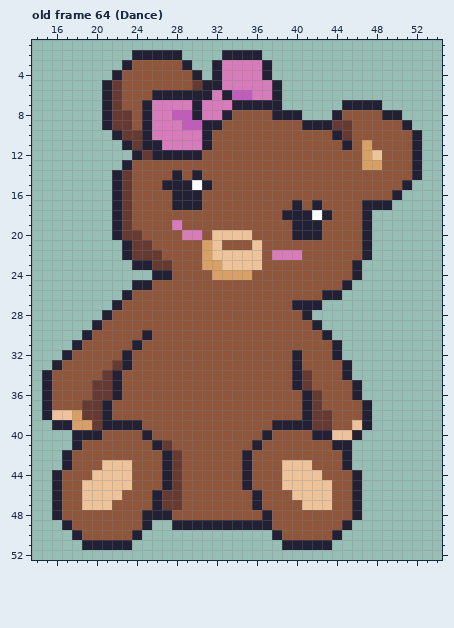
Pixel-art file: aseprite_files/teddybear_girl.ase. Above, as it was before the edit.
64x64 pixels, 72 frames. Shown: old frame 64 (Dance): x 14..54, y 1..52. The commit also changed other frames, which this record leaves out.
The same view after the edit:
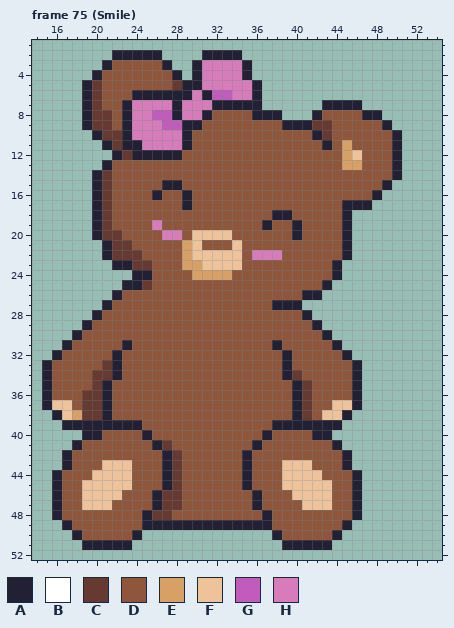
Palette (. is transparent): A #222034  B #ffffff  C #663931  D #8f563b  E #d9a066  F #eec39a  G #c15cbc  H #d77bba
A new or re-ordered frame is compared with the old frame closest to it.
From old to new:
frames 72 -> 75
--- frame 75 (Smile) is new; against old frame 64 (Dance)
@@ x 14..54 @@
  1 .........................................
- 2 ..........AAAAA....AAAA..................
- 3 .........ADDDDDA..AHHHHA.................
- 4 ........ADDDDDDDA.AHHHHA.................
- 5 .......ACDDDDDDDCAAHHHHHA................
- 6 .......ACDDDAAAAAAHAGGHHA................
- 7 .......ACDDAHHHHAHHHAAAAA......AAAA......
- 8 .......ACCDAHHGGAHHADDDDAAA...ADDDDAA....
- 9 .......ACCDAHHHGGAADDDDDDDDAAACCDDDDDA...
-10 ........ACCAHHHHHADDDDDDDDDDDDACDDDDDDA..
-11 .........ACAAHHHHADDDDDDDDDDDDDADEDDDDA..
-12 ..........ACAAAAADDDDDDDDDDDDDDDDEFDDDA..
-13 .........ADDDDDDDDDDDDDDDDDDDDDDDEEDDDA..
-14 ........ACDDDDADADDDDDDDDDDDDDDDDDDDDDA..
-15 ........ACDDDAAABADDDDDDDDDDDDDDDDDDDA...
-16 ........ACDDDDAAADDDDDDDDDDDDDDDDDDDA....
-17 ........ACDDDDAAADDDDDDDDDADADDDDAAA.....
-18 ........ACDDDDDDDDDDDDDDDAAABADDDA.......
-19 ........ACDDDDHDDDDDDDDDDDAAADDDDA.......
-20 ........ACCDDDDHHDFFFFDDDDAAADDDDA.......
-21 .........ACCDDDDDEFDDDFDDDDDDDDDDA.......
-22 .........ACCCDDDDEFFFFFDHHHDDDDDDA.......
-23 ..........AACCDDDEEFFFFDDDDDDDDDA........
-24 ............AADDDDEEEEDDDDDDDDDDA........
-25 ..........AADDDDDDDDDDDDDDDDDDDA.........
-26 .........ADDDDDDDDDDDDDDDDDDDAA..........
-27 ........ADDDDDDDDDDDDDDDDDAAA............
-28 .......ADDDDDDDDDDDDDDDDDDDA.............
-29 ......ADDDDDDDDDDDDDDDDDDDDDA............
-30 .....ADDDDDADDDDDDDDDDDDDDDDDA...........
-31 ....ADDDDDADDDDDDDDDDDDDDDDDDDA..........
-32 ...ADDDDDADDDDDDDDDDDDDDDDADDDA..........
-33 ..ADDDDDCADDDDDDDDDDDDDDDDADDDDA.........
-34 .ADDDDDCADDDDDDDDDDDDDDDDDACDDDA.........
-35 .ADDDDCCADDDDDDDDDDDDDDDDDACDDDDA........
-36 .ADDDDCCADDDDDDDDDDDDDDDDDDACDDDA........
-37 .ADDDCCADDDDDDDDDDDDDDDDDDDACDDDDA.......
-38 .AFFECCADDDDDDDDDDDDDDDDDDDACCDDDA.......
-39 ..AAEECAAAADDDDDDDDDDDDDAAAACCDDFA.......
-40 ....AAADDDDADDDDDDDDDDDADDDDAAFFA........
-41 ....ADDDDDDDACDDDDDDDDADDDDDDDAA.........
+ 2 ........AAAAA....AAAA....................
+ 3 .......ADDDDDA..AHHHHA...................
+ 4 ......ADDDDDDDA.AHHHHA...................
+ 5 .....ACDDDDDDDCAAHHHHHA..................
+ 6 .....ACDDDAAAAAAHAGGHHA..................
+ 7 .....ACDDAHHHHAHHHAAAAA......AAAA........
+ 8 .....ACCDAHHGGAHHADDDDAAA...ADDDDAA......
+ 9 .....ACCDAHHHGGAADDDDDDDDAAACCDDDDDA.....
+10 ......ACCAHHHHHADDDDDDDDDDDDACDDDDDDA....
+11 .......ACAAHHHHADDDDDDDDDDDDDADEDDDDA....
+12 ........ACAAAAADDDDDDDDDDDDDDDDEFDDDA....
+13 .......ADDDDDDDDDDDDDDDDDDDDDDDEEDDDA....
+14 ......ACDDDDDDDDDDDDDDDDDDDDDDDDDDDDA....
+15 ......ACDDDDDAADDDDDDDDDDDDDDDDDDDDA.....
+16 ......ACDDDDADDADDDDDDDDDDDDDDDDDDA......
+17 ......ACDDDDDDDADDDDDDDDDDDDDDDAAA.......
+18 ......ACDDDDDDDDDDDDDDDDAADDDDDA.........
+19 ......ACDDDDHDDDDDDDDDDADDADDDDA.........
+20 ......ACCDDDDHHDFFFFDDDDDDADDDDA.........
+21 .......ACCDDDDDEFDDDFDDDDDDDDDDA.........
+22 .......ACCCDDDDEFFFFFDHHHDDDDDDA.........
+23 ........AACCDDDEEFFFFDDDDDDDDDA..........
+24 ..........AADDDDEEEEDDDDDDDDDDA..........
+25 .........AACDDDDDDDDDDDDDDDDDA...........
+26 ........ADDDDDDDDDDDDDDDDDDAA............
+27 .......ADDDDDDDDDDDDDDDDAAA..............
+28 ......ADDDDDDDDDDDDDDDDDDDDA.............
+29 .....ADDDDDDDDDDDDDDDDDDDDDDA............
+30 ....ADDDDDDDDDDDDDDDDDDDDDDDDA...........
+31 ...ADDDDDADDDDDDDDDDDDDDADDDDDA..........
+32 ..ADDDDDADDDDDDDDDDDDDDDDADDDDDA.........
+33 .ADDDDDCADDDDDDDDDDDDDDDDADDDDDDA........
+34 .ADDDDCCADDDDDDDDDDDDDDDDACDDDDDA........
+35 .ADDDDCADDDDDDDDDDDDDDDDDDACDDDDA........
+36 .ADDDCCADDDDDDDDDDDDDDDDDDACDDDDA........
+37 .AFFDCCADDDDDDDDDDDDDDDDDDACDDFFA........
+38 ..AFECCADDDDDDDDDDDDDDDDDDACDFFA.........
+39 ...AAAAAAAADDDDDDDDDDDDDAAAAAAA..........
+40 .....AADDDDADDDDDDDDDDDADDDDAA...........
+41 ....ADDDDDDDACDDDDDDDDADDDDDDDA..........
 42 ...ADDDDDDDDDACDDDDDDADDDDDDDDDA.........
@@ x 24..29 @@
 47 DDACCD
-48 DAAADD
-49 DA..AA
+48 DACCDD
+49 DAAAAA
 50 A.....
